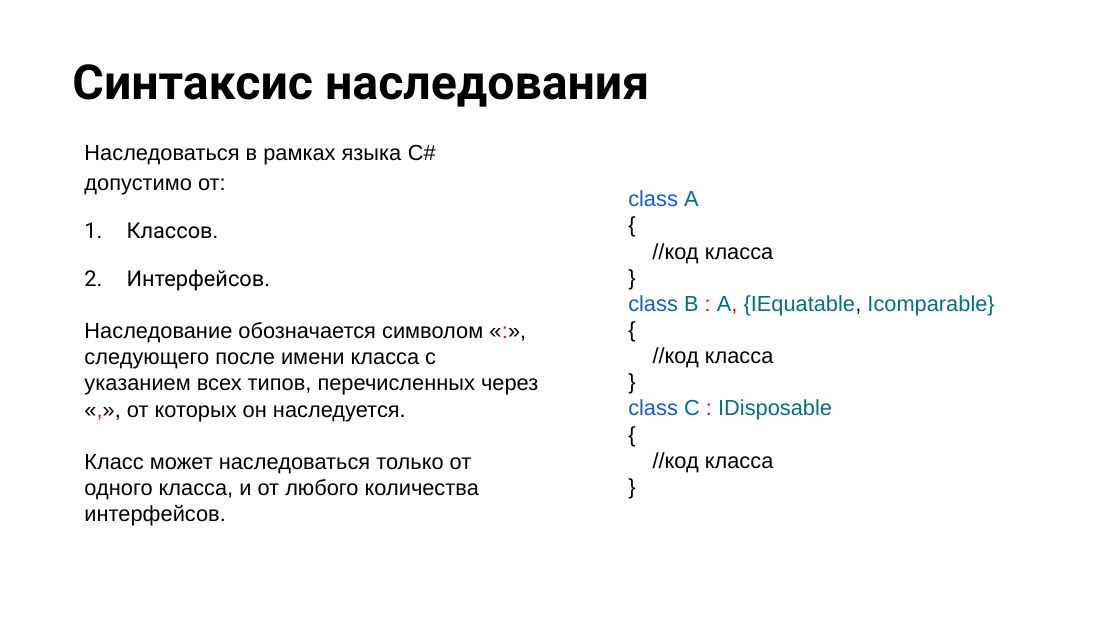
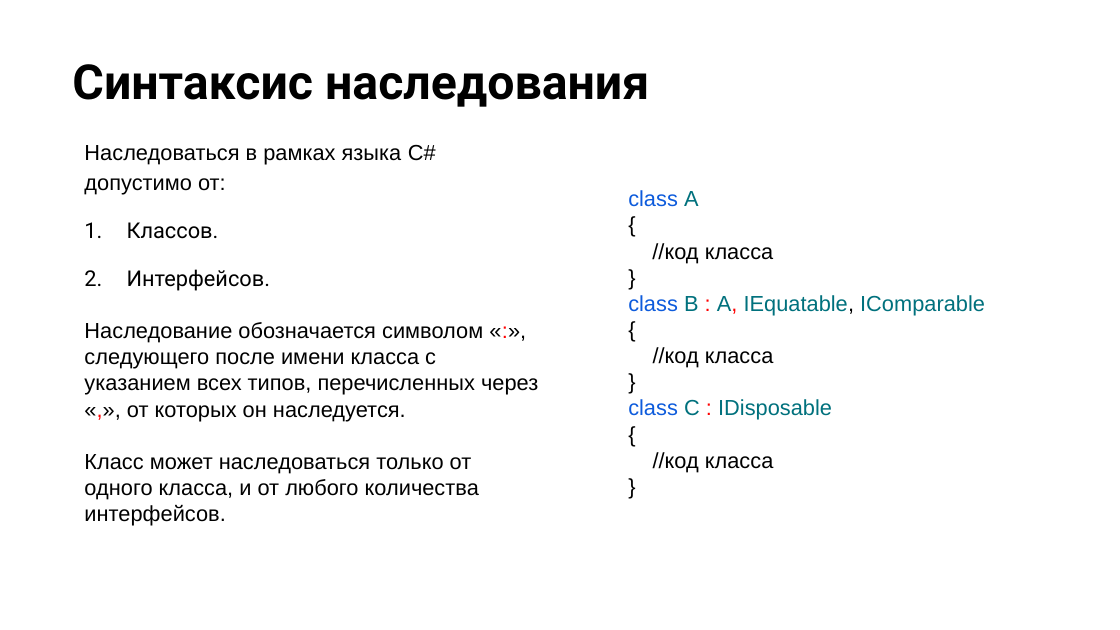
Before and after one commit to NilovPavel/OOP, a slide deck: slide 13 of ООП.pptx (slide 12 before the commit). Drawn at 1120x630 pixels with LibreOffice and Linux fonts; fonts in the diff are those of the drawing; background and template pictures are left out. Boxes give left, top, right and bottom in pixels: in the first picture for what was removed or moved away, otherwise in the second. Text is boxed around its words. In the diff, an @@ line names an element or a change of style, - is before the commit and + after.

```diff
--- a/ООП.pptx
+++ b/ООП.pptx
@@ text at (628, 295, 985, 316): text changed @@
-class B : A, {IEquatable, Icomparable}
+class B : A, IEquatable, IComparable
```
Also in this commit, not shown: 3 other slides changed, 5 slides added, 28 slides removed, 7 other files.
